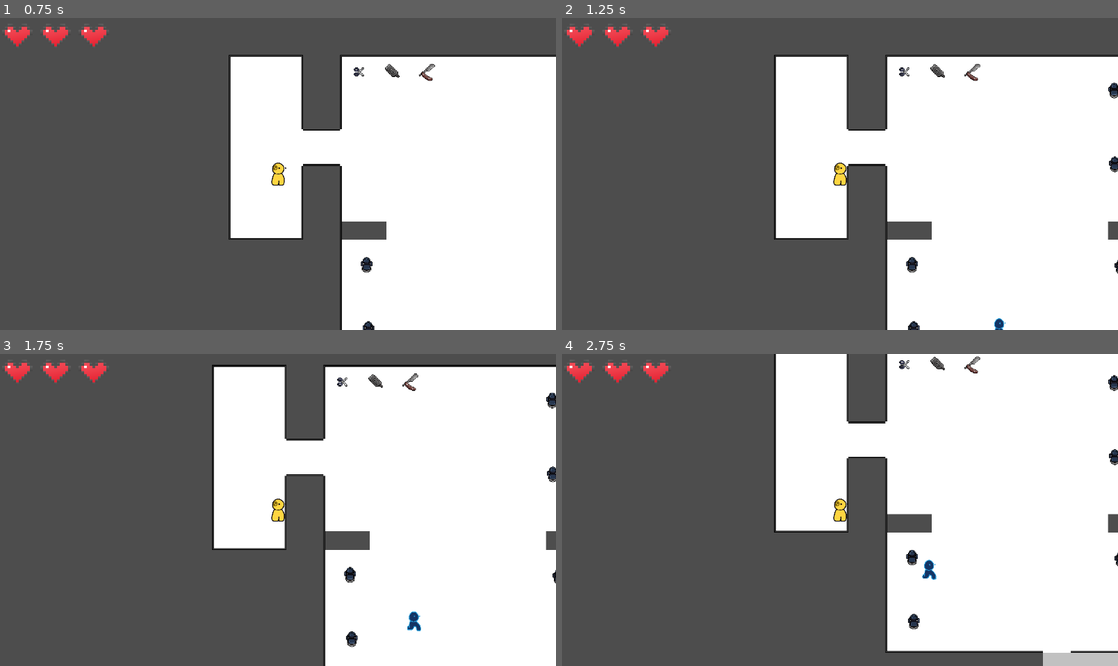
Above: before the commit, frames 1-4 (two rows, left to right).
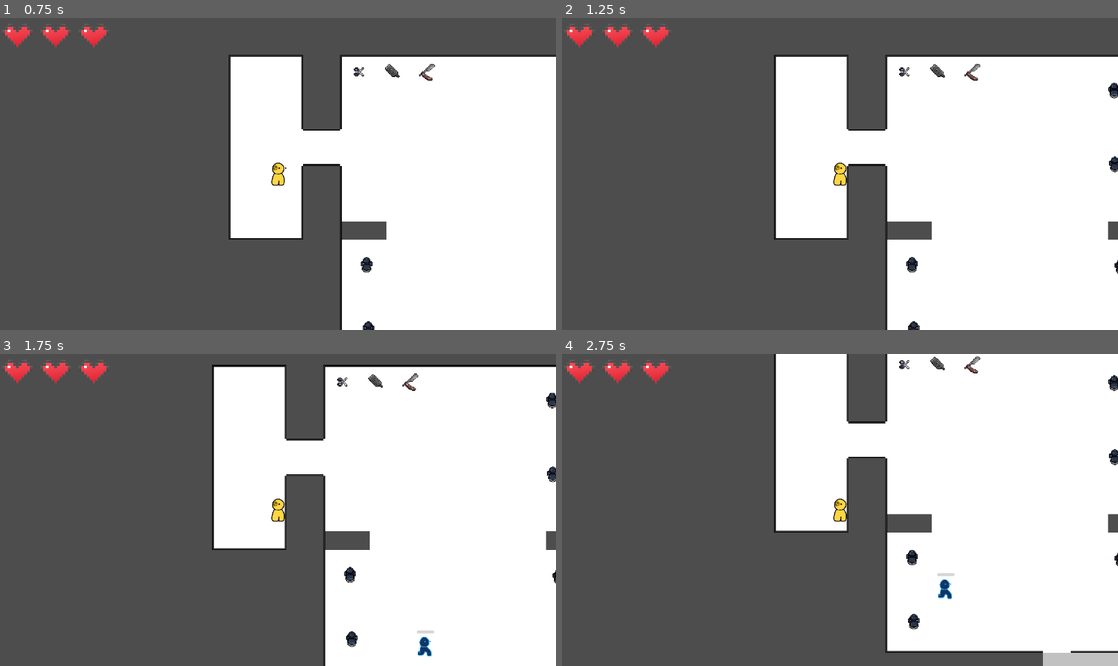
Above: after the commit, the same moments.

Repository: b0nnyy/BarberGame2D
Game: Godot game, scene res://Levels/d_level_salon_01.tscn
Two runs of this game, one before a commit and one after it. Both use one fixed random seed, a clock stepped at 60 frames per second and the inputs below. This scene is started directly instead of the project's main scene.
Inputs:
- Up to frame 1 (0.75 s): tap Enter at 0.5 s; hold D (right) from 0.53 s (still down); hold E (use_item) from 0.53 s (still down)
- Up to frame 2 (1.25 s): keep holding D (right); keep holding E (use_item)
- Up to frame 3 (1.75 s): release D (right) at 1.28 s; release E (use_item) at 1.28 s; hold S (down) from 1.28 s (still down); tap E (use_item) at 1.35 s
- Up to frame 4 (2.75 s): release S (down) at 2.03 s; hold D (right) from 2.03 s (still down); hold E (use_item) from 2.03 s (still down)

Frame 1 is identical in both runs. In frame 2, less than 0.1% of the frame differs, in the area x 77-80%, y 96-100%; in frame 3, 0.2%; in frame 4, 0.3%, in the area x 64-71%, y 65-79%.

Commit message:
system zdenerwowania klienta

Diff:
--- a/Characters/player.gd
+++ b/Characters/player.gd
@@ -27,43 +27,27 @@
 func attempt_pick_up():
 	var areas = interaction_zone.get_overlapping_areas()
 	var target = null
-
-	# 1. SZUKAMY CELU
 	for area in areas:
 		if area.is_in_group("Interactable"):
-			# Najpierw sprawdzamy, czy to NPC (ma metodę take_item)
 			if area.has_method("take_item") or area.get_parent().has_method("take_item"):
 				if area.has_method("take_item"):
 					target = area
 				else:
 					target = area.get_parent()
-				break # Priorytet dla klienta
+				break
 			else:
-				# Jeśli to nie NPC, to znaczy że to przedmiot (np. nożyczki na ziemi)
 				target = area
-				# Nie robimy break, szukamy dalej czy w tym samym miejscu nie stoi klient
-
-	# 2. LOGIKA INTERAKCJI
 	if target:
-		# SCENARIUSZ A: Trzymasz coś i klikasz na KLIENTA -> Użyj
 		if held_item != null and target.has_method("take_item"):
 			print("Używam przedmiotu na kliencie")
 			target.take_item(held_item)
-
-		# SCENARIUSZ B: Nic nie trzymasz i klikasz na PRZEDMIOT -> Podnieś
 		elif held_item == null and not target.has_method("take_item"):
 			print("Podnoszę przedmiot")
 			pick_up_item(target)
-
-		# SCENARIUSZ C: Trzymasz coś i klikasz na INNY PRZEDMIOT na ziemi -> Zamień (opcjonalnie)
-		# Na razie zróbmy proste: odłóż i podnieś nowy
 		elif held_item != null and not target.has_method("take_item"):
 			drop_item()
-			# Mała pauza, żeby system zdążył zarejestrować zmianę
 			await get_tree().create_timer(0.1).timeout
 			pick_up_item(target)
-
-	# 3. SCENARIUSZ D: Klikasz w puste miejsce trzymając coś -> Odłóż
 	elif held_item != null:
 		print("Kładę przedmiot na ziemię")
 		drop_item()
--- a/Levels/customer_spawn.gd
+++ b/Levels/customer_spawn.gd
@@ -16,29 +16,20 @@
 	call_deferred("start_spawning")
 
 func start_spawning():
-
 	while true:
-
 		spawn_customer()
 		try_send_customer_to_seat()
-
 		await get_tree().create_timer(spawn_interval).timeout
 
 func try_send_customer_to_seat():
-
 	if waiting_queue.is_empty():
 		return
-
 	var seat = get_free_seat()
-
 	if seat == null:
 		return
-
 	var customer = waiting_queue.pop_front()
-
 	seat.reserve()
 	customer.assign_seat(seat)
-
 	update_queue_positions()
 
 func get_free_seat():
@@ -48,10 +39,8 @@
 	return null
 
 func spawn_customer():
-
 	if waiting_queue.size() >= queue_positions.size():
 		return
-
 	var customer = customer_scene.instantiate()
 	get_parent().add_child(customer)
 
@@ -63,22 +52,16 @@
 
 	active_customers.append(customer)
 	waiting_queue.append(customer)
-
 	update_queue_positions()
 	print("Spawn service: ", new_service)
+
 func update_queue_positions():
-
 	var max_index = min(waiting_queue.size(), queue_positions.size())
-
 	for i in range(max_index):
-
 		var customer = waiting_queue[i]
-
 		if not is_instance_valid(customer):
 			continue
-
 		var target_pos = queue_positions[i].global_position + Vector2(0, i * 2)
-
 		if customer.target_position != target_pos:
 			customer.go_to_waiting_pos(target_pos)
 
--- a/Levels/d_customer.gd
+++ b/Levels/d_customer.gd
@@ -15,14 +15,17 @@
 var exit_position: Vector2
 var requested_service: String = ""
 var current_work_progress: int = 0
+var patience: float = 100
+var patience_decay: float = 5
+var is_angry: bool = false
 
 @onready var request_icon = $RequestIcon
+@onready var patience_bar = $PatienceBar
 
 func _ready():
 	request_icon.visible = false
 
 func assign_seat(seat):
-# Jeśli klient już wychodzi (nie jest w kolejce ani nie idzie do niej), zignoruj fotel
 	if current_state != CustomerState.IN_QUEUE and current_state != CustomerState.WALKING:
 		return
 
@@ -34,7 +37,44 @@
 func set_requested_service(service_name: String):
 	requested_service = service_name
 
-func _physics_process(_delta):
+func become_angry():
+
+	is_angry = true
+	request_icon.modulate = Color(1,0.3,0.3)
+
+	var t = create_tween()
+	t.set_loops()
+
+	t.tween_property(request_icon,"rotation",0.15,0.1)
+	t.tween_property(request_icon,"rotation",-0.15,0.1)
+
+func leave_angry():
+
+	print("Klient się wkurzył i wychodzi!")
+
+	request_icon.visible = false
+	patience_bar.visible = false
+
+	if target_seat:
+		target_seat.release()
+		target_seat = null
+
+	current_state = CustomerState.EXITING
+	target_position = exit_position
+	has_target = true
+
+func update_patience(delta):
+	patience -= patience_decay * delta
+	patience_bar.value = patience
+
+	if patience < 40 and not is_angry:
+		become_angry()
+	if patience <= 0:
+		leave_angry()
+
+func _physics_process(delta):
+	if current_state == CustomerState.WAITING:
+		update_patience(delta)
 	if (current_state == CustomerState.WALKING
 	or current_state == CustomerState.IN_QUEUE
 	or current_state == CustomerState.EXITING) and has_target:
@@ -67,6 +107,9 @@
 	show_service_icon()
 	current_state = CustomerState.WAITING
 	print("Customer sat with service: ", requested_service)
+	patience = 100
+	patience_bar.value = patience
+	patience_bar.visible = true
 func show_service_icon():
 
 	request_icon.visible = false
@@ -105,8 +148,6 @@
 
 func perform_work_step():
 	current_work_progress += 1
-
-	# Pasek postępu (jeśli dodałeś węzeł ProgressBar o nazwie WorkProgress)
 	if has_node("WorkProgress"):
 		$WorkProgress.visible = true
 		$WorkProgress.value = current_work_progress
@@ -120,6 +161,7 @@
 func finish_and_leave():
 	current_work_progress = 0
 	request_icon.visible = false
+	patience_bar.visible = false
 
 	if target_seat:
 		target_seat.release()
--- a/Levels/d_customer.tscn
+++ b/Levels/d_customer.tscn
@@ -29,6 +29,14 @@
 visible = false
 position = Vector2(0, -60)
 
+[node name="PatienceBar" type="ProgressBar" parent="." unique_id=108920452]
+offset_left = -15.0
+offset_top = -30.0
+offset_right = 15.0
+offset_bottom = -25.0
+value = 100.0
+show_percentage = false
+
 [node name="CollisionShape2D" type="CollisionShape2D" parent="." unique_id=1269247081]
 position = Vector2(-2, 7)
 shape = SubResource("CircleShape2D_0tahi")
--- a/Levels/d_level_salon_01.tscn
+++ b/Levels/d_level_salon_01.tscn
@@ -140,12 +140,13 @@
 [node name="Markers" type="Node2D" parent="." unique_id=571142081]
 
 [node name="CustomerSpawn" type="Marker2D" parent="Markers" unique_id=1193144420 node_paths=PackedStringArray("spawn_point", "seats", "queue_positions")]
-position = Vector2(810, 948)
+position = Vector2(813, 1010)
 gizmo_extents = 10.2
 script = ExtResource("2_fe7wc")
 customer_scene = ExtResource("3_gqllm")
 spawn_point = NodePath(".")
 seats = [NodePath("../../Seats/SeatStation"), NodePath("../../Seats/SeatStation2"), NodePath("../../Seats/SeatStation3"), NodePath("../../Seats/SeatStation4"), NodePath("../../Seats/SeatStation5")]
+spawn_interval = 3.0
 queue_positions = [NodePath("../../QueuePos1"), NodePath("../../QueuePos2"), NodePath("../../QueuePos3")]
 
 [node name="Seats" type="Node2D" parent="." unique_id=949434074]
--- a/Levels/d_seat_station.gd
+++ b/Levels/d_seat_station.gd
@@ -1,19 +1,18 @@
 extends Node2D
 
 var is_occupied: bool = false
-var is_reserved: bool = false # Blokada dla klienta, który jest w drodze
+var is_reserved: bool = false
 
-# Funkcja wywoływana przez Spawner, gdy klient rusza z kolejki
 func reserve():
 	is_reserved = true
 
-# Funkcja wywoływana przez Klienta, gdy fizycznie usiądzie (sit_down)
+
 func occupy(customer):
 	is_occupied = true
 	is_reserved = false
 	print("Fotel zajęty przez: ", customer.name)
 
-# Funkcja wywoływana przez Klienta, gdy skończy usługę i wstaje
+
 func release():
 	is_occupied = false
 	is_reserved = false
